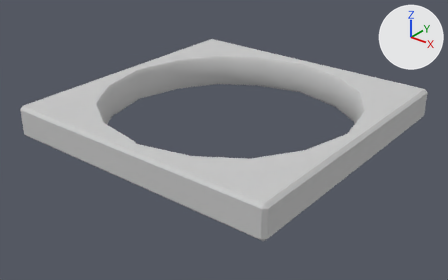
Two versions of the FBX model Assets/Models/Hole.fbx, one commit apart.
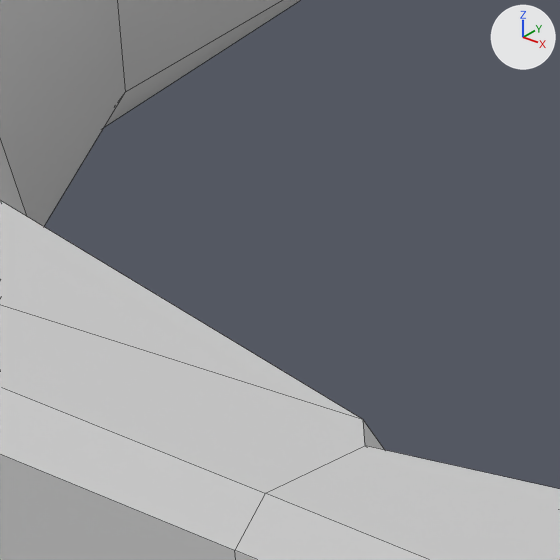
There are two pictures of each version: one whole from a camera (50 mm lens) standing at (11.02, -14.09, 7.19) and looking at (0.06, -0.39, -1.3), one close up on the part from 23% to 34% of the width and 38% to 55% of the height. Every picture has the same lights, and +X, +Y and +Z are marked at upper right. The close-ups show mesh edges as thin lines. Where no turn or scale is listed for an object, it has been applied to the vertices.

The first close-up shows 'Hole'.
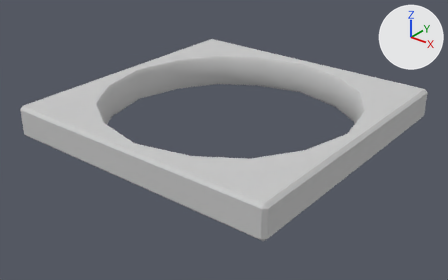
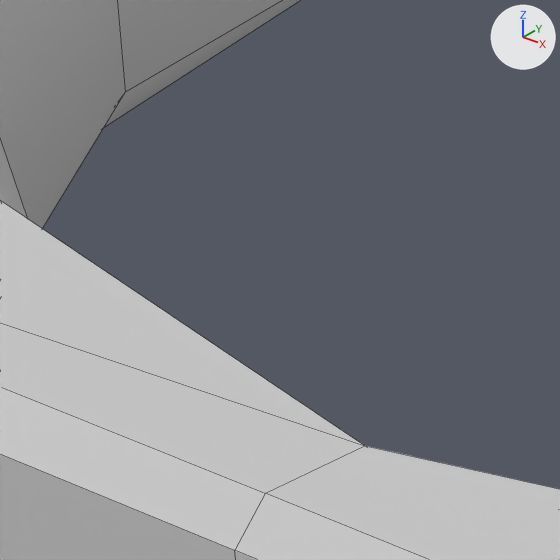
The newer file is also turned or shifted as a whole; pictures and numbers use the older file's frame.

The change in detail:
me_mesh has 105 vertices, 121 faces and spans x -4.54..4.52, y -4.51..4.54, z -1.1..0.0.
me_mesh is used by ob_hole; location (0.0, 0.0, 0.0).
Verts and faces of me_mesh; kept vertices keep their numbers, new ones are numbered from 105.
Before the commit, vertices of me_mesh: 16 (-4.44, -4.41, 0.0), 41 (0.03, -4.41, 0.0) at pixel (265, 493), 49 (-0.08, -4.02, 0.0) at pixel (362, 419), 56 (-1.64, -3.72, 0.0), 82 (0.02, -4.11, 0.0) at pixel (364, 445).
Before the commit, vertices of me_mesh: 83 (0.02, -4.01, -0.1), 90 (-1.54, -3.7, -0.1).
Part 1, on me_mesh:
Vertices deleted: 49 (with the faces that use them).
New faces: (16, 41, 82), (16, 82, 56), (56, 82, 83, 90).

Boxes [x1, y1, x2, y2] around the edits, measured in the close-ups (560 x 560 px; the box of a moved part takes in the faces that stretch with it):
part 1 of me_mesh, moved or reshaped
    before: [0, 200, 385, 493]
    after: [0, 201, 364, 493]
